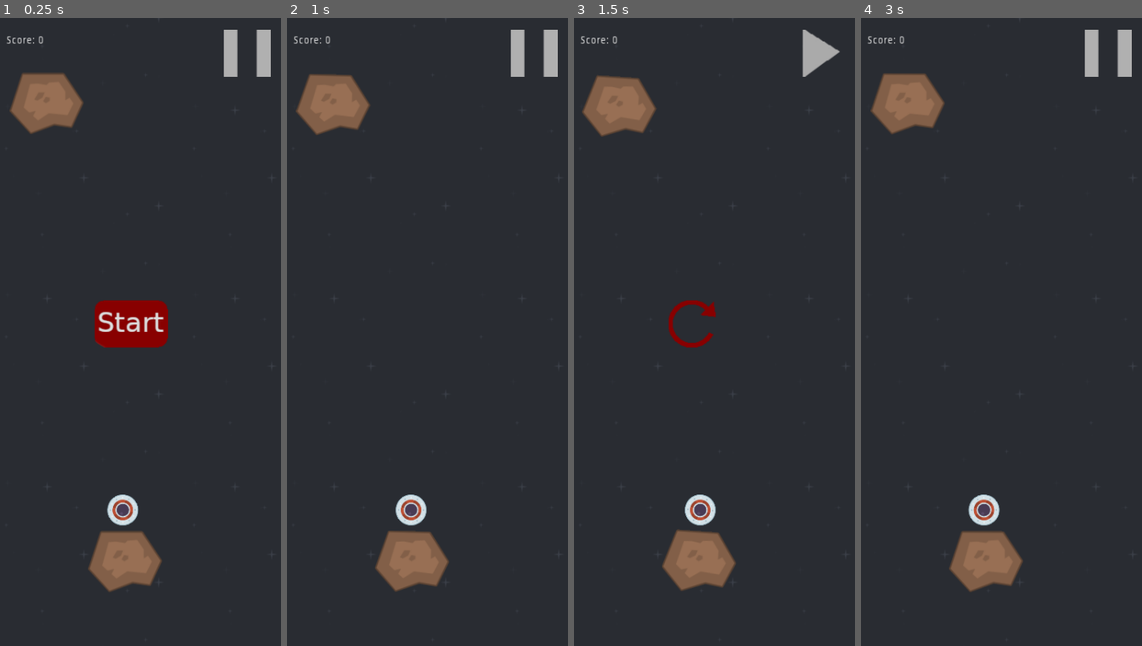
Above: before the commit, frames 1-4 (left to right).
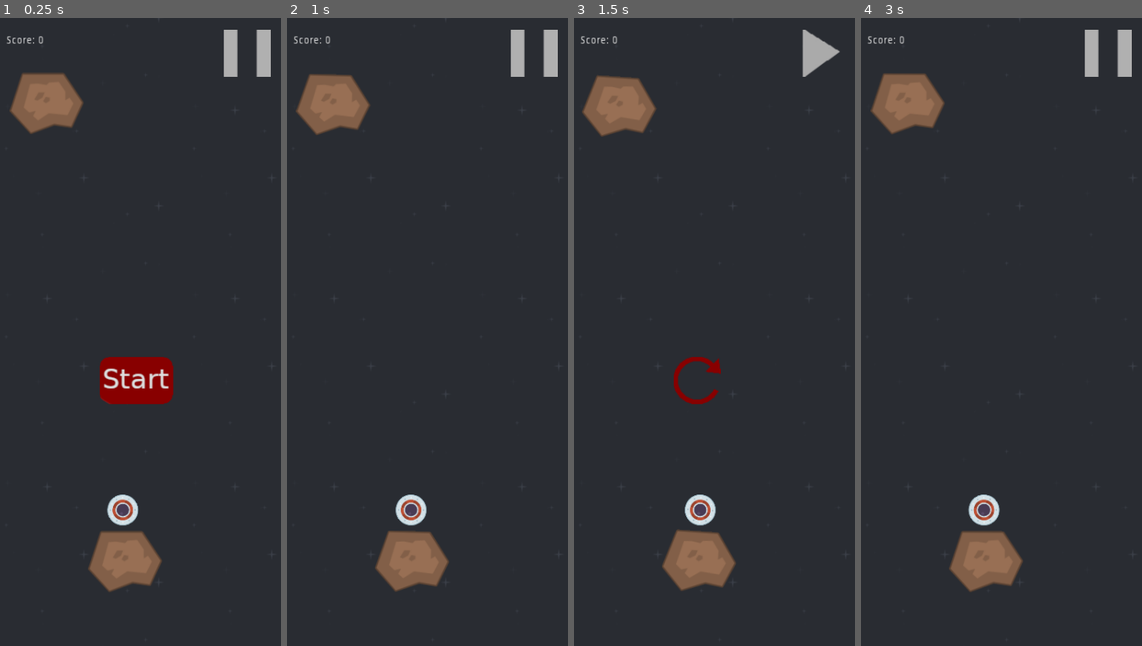
Above: after the commit, the same moments.

Repository: brendankhoury/To-the-moon-and-hack
Game: Godot game, scene res://Src/Main.tscn
The game is run twice, just before and just after one commit, with the same random seed, the same clock (stepped at 60 frames per second) and the same inputs.
Inputs (mouse positions are in pixels of both pictures, inside the frame that each line leads up to; where the layout moved, square brackets give the same spot in the first picture):
- Up to frame 1 (0.25 s): no input
- Up to frame 2 (1 s): click (424, 382) [419, 325] at 0.5 s
- Up to frame 3 (1.5 s): click (821, 55) at 1.25 s
- Up to frame 4 (3 s): click (998, 382) [993, 325] at 2 s; click (998, 382) [993, 325] at 2.75 s

The runs differ from the first frame. In frame 1, 3.9% of the frame differs, in the area x 33-62%, y 44-62%; in frame 2, nothing differs; in frame 3, 0.8%; in frame 4, nothing differs.

Commit message:
Added fonts for gameover and score

Diff:
--- a/Src/Main.tscn
+++ b/Src/Main.tscn
@@ -7,6 +7,7 @@
 [ext_resource path="res://Assets/blue.png" type="Texture" id=5]
 [ext_resource path="res://Src/TextureButton.gd" type="Script" id=6]
 [ext_resource path="res://Assets/start.png" type="Texture" id=7]
+[ext_resource path="res://Assets/GameOverFont.ttf" type="DynamicFontData" id=8]
 
 [sub_resource type="TileSet" id=1]
 0/name = "blue.png 0"
@@ -60,16 +61,25 @@
 			up = true
 "
 
-[sub_resource type="Curve2D" id=3]
+[sub_resource type="DynamicFont" id=3]
+size = 58
+outline_color = Color( 0.996078, 0.00784314, 0.00784314, 1 )
+font_data = ExtResource( 8 )
+
+[sub_resource type="DynamicFont" id=4]
+size = 27
+font_data = ExtResource( 8 )
+
+[sub_resource type="Curve2D" id=5]
 _data = {
 "points": PoolVector2Array( 0, 0, 0, 0, -144, -456, 0, 0, 0, 0, 200, -456 )
 }
 
-[sub_resource type="SegmentShape2D" id=4]
+[sub_resource type="SegmentShape2D" id=6]
 a = Vector2( 88, -248 )
 b = Vector2( 88, 816 )
 
-[sub_resource type="RectangleShape2D" id=5]
+[sub_resource type="RectangleShape2D" id=7]
 extents = Vector2( 544, 88.0581 )
 
 [node name="Node2D" type="Node2D"]
@@ -112,10 +122,12 @@
 
 [node name="StartButton" type="TextureButton" parent="UI"]
 pause_mode = 2
-margin_left = -17.635
-margin_top = -35.801
-margin_right = 82.365
-margin_bottom = 28.199
+margin_left = -10.7939
+margin_top = 40.8529
+margin_right = 89.2061
+margin_bottom = 104.853
+size_flags_horizontal = 5
+size_flags_vertical = 5
 texture_normal = ExtResource( 7 )
 script = ExtResource( 6 )
 __meta__ = {
@@ -123,17 +135,28 @@
 }
 
 [node name="GameOver" type="Label" parent="UI"]
-margin_left = 14.365
-margin_top = -187.801
-margin_right = 54.365
-margin_bottom = -173.801
+visible = false
+margin_left = -145.385
+margin_top = -212.238
+margin_right = 222.615
+margin_bottom = -138.238
+custom_fonts/font = SubResource( 3 )
+custom_colors/font_color = Color( 1, 0, 0, 1 )
+text = "GAME OVER"
+align = 1
 __meta__ = {
 "_edit_use_anchors_": false
 }
 
 [node name="EndScore" type="Label" parent="UI"]
-margin_right = 40.0
-margin_bottom = 14.0
+visible = false
+margin_left = -45.1712
+margin_top = -85.8011
+margin_right = 119.829
+margin_bottom = -50.8011
+custom_fonts/font = SubResource( 4 )
+text = "Score: 1003"
+align = 1
 __meta__ = {
 "_edit_use_anchors_": false
 }
Not shown: 4 places in Src/Main.tscn that only renumber resources
